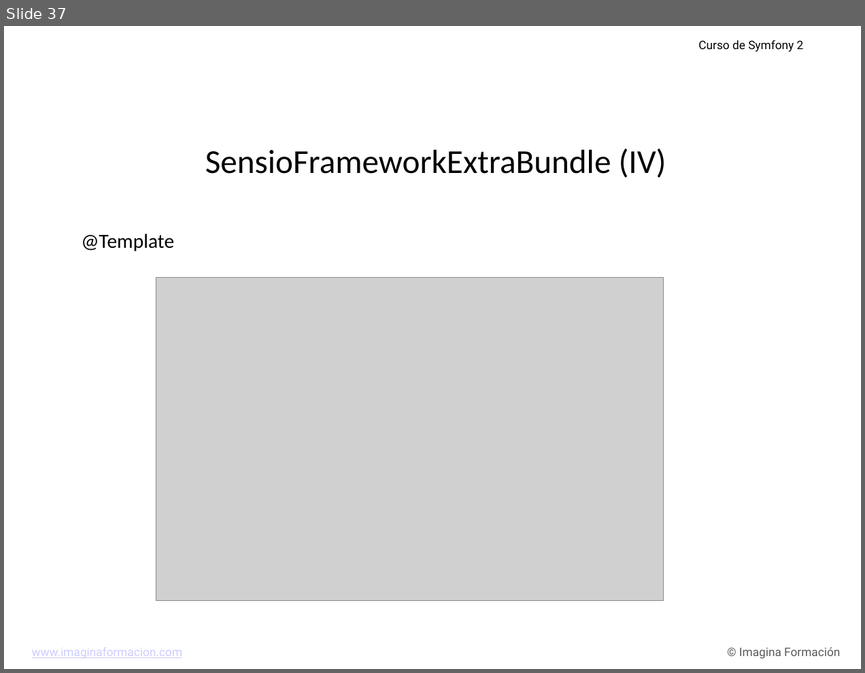
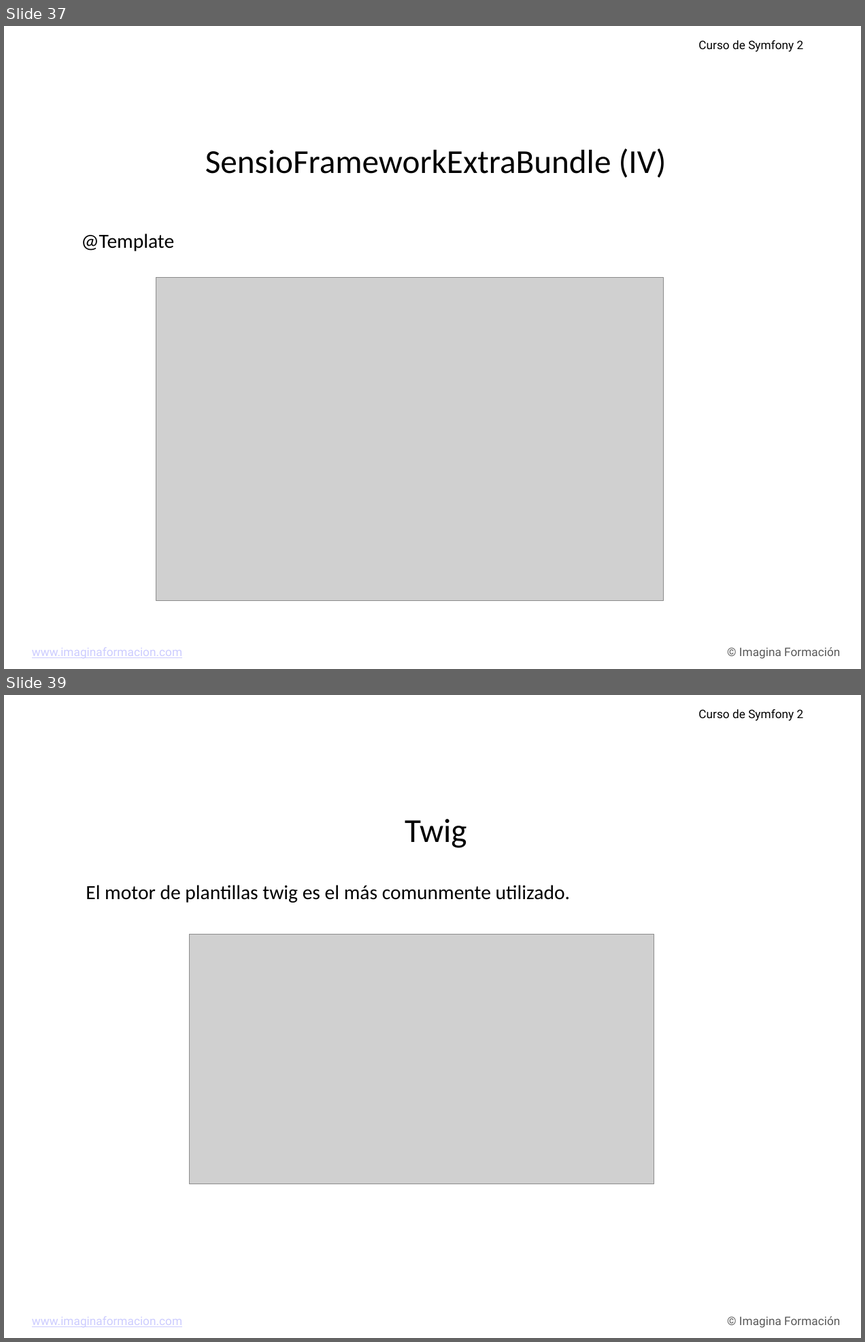
Before and after one commit to carlescliment/curso-symfony2, a slide deck: compiled/ppt/Tema 2.ppt. Shown one above the other, each under a label of ours: slide 37 before the commit, slides 37 and 39 after it; the slides between them are not shown. The pictures are 865x673 and 865x1342 pixels, drawn with LibreOffice and Linux fonts; fonts in the diff are those of the drawing; grey boxes stand for pictures; background and template pictures are left out. Boxes give left, top, right and bottom in pixels: in the first picture for what was removed or moved away, otherwise in the second. Text is boxed around its words. In the diff, an @@ line names an element or a change of style, - is before the commit and + after.

```diff
--- a/compiled/ppt/Tema 2.ppt
+++ b/compiled/ppt/Tema 2.ppt
@@ slide 39 added at bbox=[4, 695, 861, 1338], background picture (left out); not listed: 3 template elements that a slide beside it also shows @@
@@ text added at bbox=[405, 819, 466, 848], 40 pt, text #000000 @@
+Twig
@@ text added at bbox=[86, 885, 570, 902], 24 pt, text #000000 @@
+El motor de plantillas twig es el más comunmente utilizado.
@@ picture added at bbox=[189, 934, 654, 1184] @@
```
Also in this commit, not shown: 1 slide changed, 5 other slides added, 52 slides removed, 1 other file.
